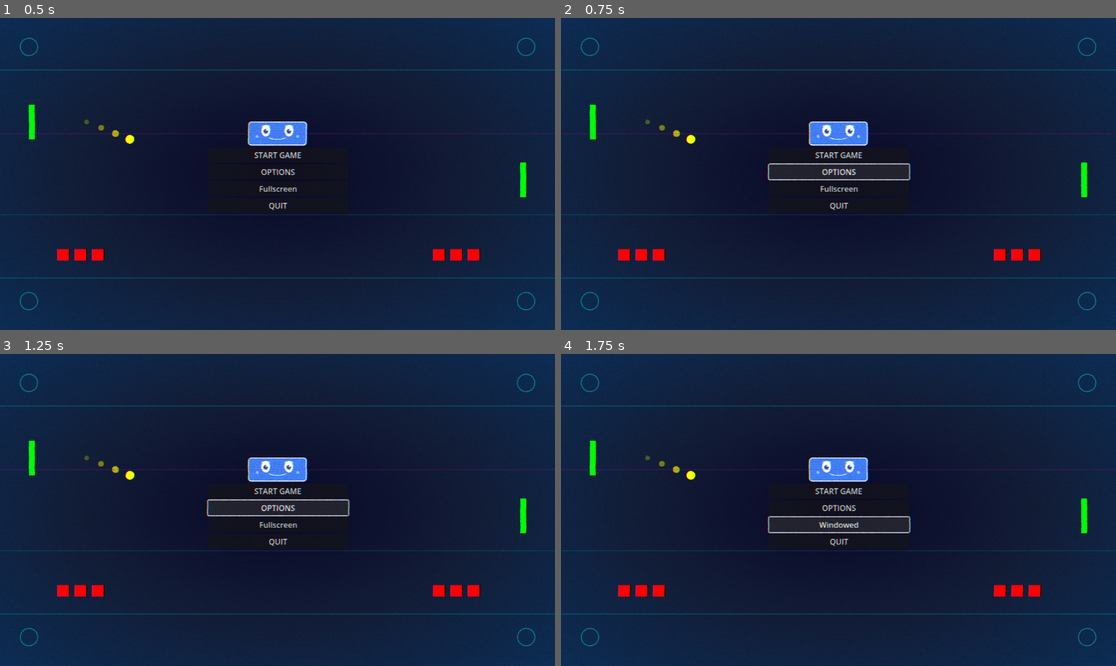
Above: before the commit, frames 1-4 (two rows, left to right).
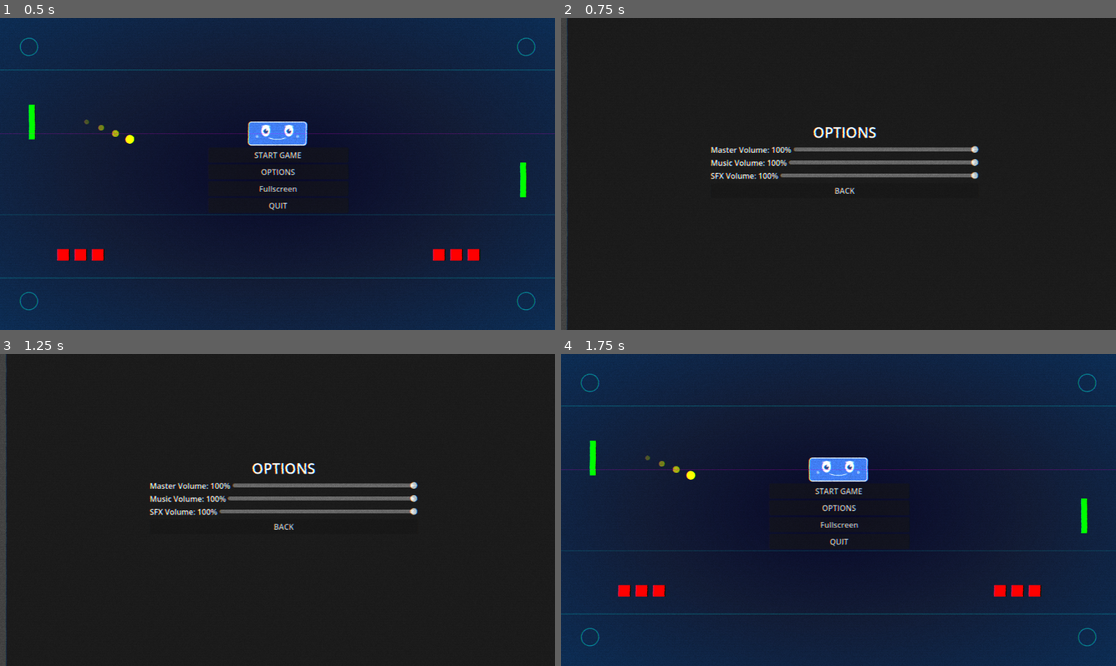
Above: after the commit, the same moments.

Repository: Nicheen/NotPong2025
Game: Godot game, scene res://scenes/menus/main_menu.tscn
Same seed, same stepped clock (60 frames per second), same inputs: the game is played once before the commit and once after it. Sound files missing from this copy of the repository are replaced by a short silence.
Inputs (mouse positions are in pixels of both pictures, inside the frame that each line leads up to):
- Up to frame 1 (0.5 s): no input
- Up to frame 2 (0.75 s): click "OPTIONS" at 0.5 s
- Up to frame 3 (1.25 s): no input
- Up to frame 4 (1.75 s): click (844, 525) at 1.25 s, where only the run after the commit has a clickable "BACK"

Frame 1 is identical in both runs. In frame 2, 75% of the frame differs, in the area x 0-100%, y 0-100%; in frame 3, 75%; in frame 4, 0.4%.

Commit message:
Added Sounds and GlobalSoundManager

Diff:
--- /dev/null
+++ b/NOTPONG/autoloads/GlobalAudioManager.gd
@@ -0,0 +1,130 @@
+# GlobalAudioManager.gd - Autoload for managing audio across scenes
+extends Node
+
+# Audio players for global sounds
+var music_player: AudioStreamPlayer
+var sfx_player: AudioStreamPlayer
+
+# Current music track
+var current_music: AudioStream
+var music_position: float = 0.0
+
+# Common sound effects - preload these
+var ui_sounds = {
+	"button_click": preload("res://audio/sfx/button_click.mp3"),
+	"button_hover": preload("res://audio/sfx/button_hover.mp3"),
+	"menu_open": preload("res://audio/sfx/menu_open.mp3"),
+	"menu_close": preload("res://audio/sfx/menu_close.mp3")
+}
+
+func _ready():
+	var bus_layout = load("res://default_bus_layout.tres")
+	if bus_layout:
+		AudioServer.set_bus_layout(bus_layout)
+	# Create global audio players
+	music_player = AudioStreamPlayer.new()
+	sfx_player = AudioStreamPlayer.new()
+
+	# Set up audio players
+	music_player.bus = "Music"
+	sfx_player.bus = "SFX"
+
+	# Add to scene tree
+	add_child(music_player)
+	add_child(sfx_player)
+
+	# Connect to scene changes to persist music
+	get_tree().tree_changed.connect(_on_scene_changed)
+
+func _on_scene_changed():
+	# Store music position when scene changes
+	if music_player.playing:
+		music_position = music_player.get_playback_position()
+
+# Play background music (persists across scenes)
+func play_music(music: AudioStream, fade_in: bool = true, loop: bool = true):
+	if current_music == music and music_player.playing:
+		return  # Already playing this music
+
+	current_music = music
+
+	if fade_in and music_player.playing:
+		# Fade out current music, then fade in new music
+		await fade_out_music(0.5)
+
+	music_player.stream = music
+	if music_player.stream:
+		music_player.stream.loop = loop
+
+	if fade_in:
+		music_player.volume_db = -80.0
+		music_player.play()
+		fade_in_music(1.0)
+	else:
+		music_player.volume_db = 0.0
+		music_player.play()
+
+# Stop music with optional fade out
+func stop_music(fade_out: bool = true):
+	if fade_out:
+		await fade_out_music(1.0)
+	else:
+		music_player.stop()
+	current_music = null
+
+# Fade out music
+func fade_out_music(duration: float = 1.0):
+	var tween = create_tween()
+	tween.tween_property(music_player, "volume_db", -80.0, duration)
+	await tween.finished
+	music_player.stop()
+
+# Fade in music
+func fade_in_music(duration: float = 1.0):
+	var tween = create_tween()
+	tween.tween_property(music_player, "volume_db", 0.0, duration)
+
+# Play sound effect
+func play_sfx(sound: AudioStream):
+	if sound and sfx_player:
+		sfx_player.stream = sound
+		sfx_player.play()
+
+# Play UI sounds
+func play_ui_sound(sound_name: String):
+	if sound_name in ui_sounds:
+		play_sfx(ui_sounds[sound_name])
+
+# Convenience functions for common UI sounds
+func play_button_click():
+	play_ui_sound("button_click")
+
+func play_button_hover():
+	play_ui_sound("button_hover")
+
+func play_menu_open():
+	play_ui_sound("menu_open")
+
+func play_menu_close():
+	play_ui_sound("menu_close")
+
+# Pause/resume music (useful for pause menus)
+func pause_music():
+	music_player.stream_paused = true
+
+func resume_music():
+	music_player.stream_paused = false
+
+# Get current music volume (useful for options menu)
+func get_music_volume() -> float:
+	return db_to_linear(AudioServer.get_bus_volume_db(1)) * 100.0
+
+# Set music volume (called from options menu)
+func set_music_volume(volume: float):
+	var db = linear_to_db(volume / 100.0)
+	AudioServer.set_bus_volume_db(1, db)
+
+# Usage examples:
+# GlobalAudioManager.play_music(preload("res://audio/music/level1.ogg"))
+# GlobalAudioManager.play_sfx(preload("res://audio/sfx/pickup.ogg"), -3.0)
+# GlobalAudioManager.play_button_click()
--- /dev/null
+++ b/NOTPONG/default_bus_layout.tres
@@ -0,0 +1,15 @@
+[gd_resource type="AudioBusLayout" format=3 uid="uid://chjin61joc1uy"]
+
+[resource]
+bus/1/name = &"Music"
+bus/1/solo = false
+bus/1/mute = false
+bus/1/bypass_fx = false
+bus/1/volume_db = 0.0
+bus/1/send = &"Master"
+bus/2/name = &"SFX"
+bus/2/solo = false
+bus/2/mute = false
+bus/2/bypass_fx = false
+bus/2/volume_db = 0.0
+bus/2/send = &"Master"
--- a/NOTPONG/project.godot
+++ b/NOTPONG/project.godot
@@ -13,12 +13,14 @@
 config/name="GameJamSummer2025"
 run/main_scene="uid://bxsxsg8svbiye"
 config/features=PackedStringArray("4.4", "Forward Plus")
+boot_splash/show_image=false
 config/icon="res://icon.svg"
 
 [autoload]
 
 flowerwall_crt="*res://addons/flowerwall_postprocess/scenes/flowerwall_pp.tscn"
 Global="*res://autoloads/global.gd"
+GlobalAudioManager="*res://autoloads/GlobalAudioManager.gd"
 
 [editor_plugins]
 
--- /dev/null
+++ b/NOTPONG/scenes/menus/options_menu.gd
@@ -0,0 +1,116 @@
+extends Control
+
+# References to UI elements
+@onready var master_volume_slider = %MasterVolumeSlider
+@onready var master_volume_label = %MasterVolumeLabel
+@onready var music_volume_slider = %MusicVolumeSlider
+@onready var music_volume_label = %MusicVolumeLabel
+@onready var sfx_volume_slider = %SFXVolumeSlider
+@onready var sfx_volume_label = %SFXVolumeLabel
+@onready var back_button = %BackButton
+
+# Audio bus indices
+const MASTER_BUS = 0
+const MUSIC_BUS = 1
+const SFX_BUS = 2
+
+# Store the previous scene to return to
+var previous_scene: String = ""
+
+func _ready():
+	# Load saved settings
+	load_audio_settings()
+
+	# Determine previous scene based on scene stack or a global variable
+	# You might want to set this from the calling scene
+	if get_tree().current_scene.scene_file_path.contains("main_menu"):
+		previous_scene = "res://scenes/menus/main_menu.tscn"
+	elif get_tree().current_scene.scene_file_path.contains("pause"):
+		previous_scene = "res://scenes/menus/pause_menu.tscn"
+	else:
+		# Fallback - you might want to use a global variable instead
+		previous_scene = "res://scenes/menus/main_menu.tscn"
+
+func _on_master_volume_slider_value_changed(value: float) -> void:
+	# Convert slider value (0-100) to decibels
+	var db = linear_to_db(value / 100.0)
+	AudioServer.set_bus_volume_db(MASTER_BUS, db)
+
+	# Update label
+	master_volume_label.text = "Master Volume: " + str(int(value)) + "%"
+
+	# Save setting
+	save_audio_settings()
+
+func _on_music_volume_slider_value_changed(value: float) -> void:
+	var db = linear_to_db(value / 100.0)
+	AudioServer.set_bus_volume_db(MUSIC_BUS, db)
+
+	music_volume_label.text = "Music Volume: " + str(int(value)) + "%"
+	save_audio_settings()
+
+func _on_sfx_volume_slider_value_changed(value: float) -> void:
+	var db = linear_to_db(value / 100.0)
+	AudioServer.set_bus_volume_db(SFX_BUS, db)
+
+	sfx_volume_label.text = "SFX Volume: " + str(int(value)) + "%"
+	save_audio_settings()
+
+func _on_back_button_pressed():
+	# Return to the previous scene
+	GlobalAudioManager.play_button_click()
+	get_tree().change_scene_to_file(previous_scene)
+
+func save_audio_settings():
+	var config = ConfigFile.new()
+
+	# Save volume levels as percentages (0-100)
+	config.set_value("audio", "master_volume", master_volume_slider.value)
+	config.set_value("audio", "music_volume", music_volume_slider.value)
+	config.set_value("audio", "sfx_volume", sfx_volume_slider.value)
+
+	config.save("user://settings.cfg")
+
+func load_audio_settings():
+	var config = ConfigFile.new()
+
+	# Load settings file
+	var err = config.load("user://settings.cfg")
+	if err != OK:
+		# File doesn't exist, use default values
+		set_default_values()
+		return
+
+	# Load and apply saved values
+	var master_vol = config.get_value("audio", "master_volume", 100.0)
+	var music_vol = config.get_value("audio", "music_volume", 100.0)
+	var sfx_vol = config.get_value("audio", "sfx_volume", 100.0)
+
+	# Set slider values (this will trigger the volume change)
+	master_volume_slider.value = master_vol
+	music_volume_slider.value = music_vol
+	sfx_volume_slider.value = sfx_vol
+
+	# Update labels
+	master_volume_label.text = "Master Volume: " + str(int(master_vol)) + "%"
+	music_volume_label.text = "Music Volume: " + str(int(music_vol)) + "%"
+	sfx_volume_label.text = "SFX Volume: " + str(int(sfx_vol)) + "%"
+
+	# Apply to audio buses
+	AudioServer.set_bus_volume_db(MASTER_BUS, linear_to_db(master_vol / 100.0))
+	AudioServer.set_bus_volume_db(MUSIC_BUS, linear_to_db(music_vol / 100.0))
+	AudioServer.set_bus_volume_db(SFX_BUS, linear_to_db(sfx_vol / 100.0))
+
+func set_default_values():
+	master_volume_slider.value = 100.0
+	music_volume_slider.value = 100.0
+	sfx_volume_slider.value = 100.0
+
+	master_volume_label.text = "Master Volume: 100%"
+	music_volume_label.text = "Music Volume: 100%"
+	sfx_volume_label.text = "SFX Volume: 100%"
+
+# Alternative method: Use a global autoload to track previous scene
+# You can create an autoload script called SceneManager and use:
+# func _on_back_button_pressed():
+#     SceneManager.go_to_previous_scene()
--- /dev/null
+++ b/NOTPONG/scenes/menus/options_menu.tscn
@@ -0,0 +1,84 @@
+[gd_scene load_steps=4 format=3 uid="uid://bvmedrqrrlbo2"]
+
+[ext_resource type="Script" uid="uid://crpa48rn8w8ix" path="res://scenes/menus/options_menu.gd" id="1_60mby"]
+[ext_resource type="Texture2D" uid="uid://c40o612s66c43" path="res://images/svart.png" id="1_bp0ux"]
+
+[sub_resource type="StyleBoxTexture" id="StyleBoxTexture_60mby"]
+texture = ExtResource("1_bp0ux")
+modulate_color = Color(1, 1, 1, 0.588235)
+
+[node name="OptionsMenu" type="Control"]
+layout_mode = 3
+anchors_preset = 0
+script = ExtResource("1_60mby")
+
+[node name="Panel" type="Panel" parent="."]
+offset_left = 13.0
+offset_right = 1165.0
+offset_bottom = 648.0
+theme_override_styles/panel = SubResource("StyleBoxTexture_60mby")
+
+[node name="VBoxContainer" type="VBoxContainer" parent="Panel"]
+layout_mode = 0
+offset_left = 298.0
+offset_top = 216.0
+offset_right = 854.0
+offset_bottom = 551.0
+
+[node name="TitleLabel" type="Label" parent="Panel/VBoxContainer"]
+layout_mode = 2
+theme_override_font_sizes/font_size = 30
+text = "OPTIONS"
+horizontal_alignment = 1
+
+[node name="MasterVolumeContainer" type="HBoxContainer" parent="Panel/VBoxContainer"]
+layout_mode = 2
+
+[node name="MasterVolumeLabel" type="Label" parent="Panel/VBoxContainer/MasterVolumeContainer"]
+unique_name_in_owner = true
+layout_mode = 2
+text = "Master Volume: 100%"
+
+[node name="MasterVolumeSlider" type="HSlider" parent="Panel/VBoxContainer/MasterVolumeContainer"]
+unique_name_in_owner = true
+layout_mode = 2
+size_flags_horizontal = 3
+size_flags_vertical = 4
+
+[node name="MusicVolumeContainer" type="HBoxContainer" parent="Panel/VBoxContainer"]
+layout_mode = 2
+
+[node name="MusicVolumeLabel" type="Label" parent="Panel/VBoxContainer/MusicVolumeContainer"]
+unique_name_in_owner = true
+layout_mode = 2
+text = "Music Volume: 100%"
+
+[node name="MusicVolumeSlider" type="HSlider" parent="Panel/VBoxContainer/MusicVolumeContainer"]
+unique_name_in_owner = true
+layout_mode = 2
+size_flags_horizontal = 3
+size_flags_vertical = 4
+
+[node name="SFXVolumeContainer" type="HBoxContainer" parent="Panel/VBoxContainer"]
+layout_mode = 2
+
+[node name="SFXVolumeLabel" type="Label" parent="Panel/VBoxContainer/SFXVolumeContainer"]
+unique_name_in_owner = true
+layout_mode = 2
+text = "SFX Volume: 100%"
+
+[node name="SFXVolumeSlider" type="HSlider" parent="Panel/VBoxContainer/SFXVolumeContainer"]
+unique_name_in_owner = true
+layout_mode = 2
+size_flags_horizontal = 3
+size_flags_vertical = 4
+
+[node name="BackButton" type="Button" parent="Panel/VBoxContainer"]
+unique_name_in_owner = true
+layout_mode = 2
+text = "BACK"
+
+[connection signal="value_changed" from="Panel/VBoxContainer/MasterVolumeContainer/MasterVolumeSlider" to="." method="_on_master_volume_slider_value_changed"]
+[connection signal="value_changed" from="Panel/VBoxContainer/MusicVolumeContainer/MusicVolumeSlider" to="." method="_on_music_volume_slider_value_changed"]
+[connection signal="value_changed" from="Panel/VBoxContainer/SFXVolumeContainer/SFXVolumeSlider" to="." method="_on_sfx_volume_slider_value_changed"]
+[connection signal="pressed" from="Panel/VBoxContainer/BackButton" to="." method="_on_back_button_pressed"]
--- a/NOTPONG/scenes/obj/Enemy.tscn
+++ b/NOTPONG/scenes/obj/Enemy.tscn
@@ -1,8 +1,8 @@
 [gd_scene load_steps=6 format=3 uid="uid://mhneu5sufe2j"]
 
 [ext_resource type="Script" uid="uid://cfxv5qdy0ce0w" path="res://scripts/obj/enemy/enemy.gd" id="1_enemy_script"]
-[ext_resource type="Texture2D" uid="uid://bp53q14x7cbx" path="res://images/Bomb1.png" id="2_455qr"]
-[ext_resource type="AudioStream" uid="uid://m2nawbuan6pu" path="res://sounds/noels/blop1.wav" id="3_455qr"]
+[ext_resource type="Texture2D" uid="uid://787kqsrjkmux" path="res://images/Bomb1.png" id="2_455qr"]
+[ext_resource type="AudioStream" uid="uid://ceekixuhqqlts" path="res://audio/noels/blop1.wav" id="3_455qr"]
 
 [sub_resource type="CircleShape2D" id="CircleShape2D_455qr"]
 radius = 25.0
--- a/NOTPONG/scripts/menus/main_menu.gd
+++ b/NOTPONG/scripts/menus/main_menu.gd
@@ -5,18 +5,19 @@
 	$VBoxContainer/btn_start.pressed.connect(_on_start_pressed)
 	$VBoxContainer/btn_fullscreen.pressed.connect(_on_fullscreen_pressed)
 	$VBoxContainer/btn_quit.pressed.connect(_on_quit_pressed)
-	# If you add options button later:
-	# $VBoxContainer/btn_options.pressed.connect(_on_options_pressed)
+	$VBoxContainer/btn_options.pressed.connect(_on_options_pressed)
 
 	# Update fullscreen button text on start
 	update_fullscreen_button_text()
 
 func _on_start_pressed():
 	# Load your game scene - replace with your actual game scene path
+	GlobalAudioManager.play_button_click()
 	get_tree().change_scene_to_file("res://scenes/main.tscn")  # Inte bara "res://Game.tscn"ned!")
 
 func _on_fullscreen_pressed():
 	# Toggle between fullscreen and windowed mode
+	GlobalAudioManager.play_button_click()
 	if DisplayServer.window_get_mode() == DisplayServer.WINDOW_MODE_FULLSCREEN:
 		DisplayServer.window_set_mode(DisplayServer.WINDOW_MODE_WINDOWED)
 	else:
@@ -33,10 +34,11 @@
 		$VBoxContainer/btn_fullscreen.text = "Fullscreen"
 
 func _on_quit_pressed():
+	GlobalAudioManager.play_button_click()
 	get_tree().quit()
 
 # Optional: If you add an options button
 func _on_options_pressed():
 	# Load options scene or show options popup
-	print("Options pressed - implement later")
-	# get_tree().change_scene_to_file("res://Options.tscn")
+	GlobalAudioManager.play_button_click()
+	get_tree().change_scene_to_file("res://scenes/menus/options_menu.tscn")
--- a/NOTPONG/scripts/menus/pause_menu.gd
+++ b/NOTPONG/scripts/menus/pause_menu.gd
@@ -44,9 +44,7 @@
 	hide_pause_menu()
 
 func _on_options_pressed():
-	# Implement options menu later
-	print("Options pressed - implement later")
-	# You could show another menu here or change to options scene
+	get_tree().change_scene_to_file("res://scenes/menus/options_menu.tscn")
 
 func _on_main_menu_pressed():
 	# Unpause before changing scene
Not shown, added: NOTPONG/autoloads/GlobalAudioManager.gd.uid
Not shown, added: NOTPONG/scenes/menus/options_menu.gd.uid
Not shown: 1 places in NOTPONG/scenes/obj/Player.tscn that only renumber resources
Not shown: 1 places in NOTPONG/scenes/obj/Projectile.tscn that only renumber resources
Not shown, added: NOTPONG/audio/från pixabay/funny.mp3
Not shown, added: NOTPONG/audio/från pixabay/new-notification-7-210334.mp3
Not shown, added: NOTPONG/audio/från pixabay/new-notification-7-210334edited.wav
Not shown, added: NOTPONG/audio/från pixabay/system-notification-199277.mp3
Not shown, added: NOTPONG/audio/från pixabay/system-notification-199277edited.wav
Not shown, added: NOTPONG/audio/noels/blop1.wav
Not shown, added: NOTPONG/audio/noels/blop2.wav
Not shown, added: NOTPONG/audio/noels/blop3.wav
(and 16 more such lines)
